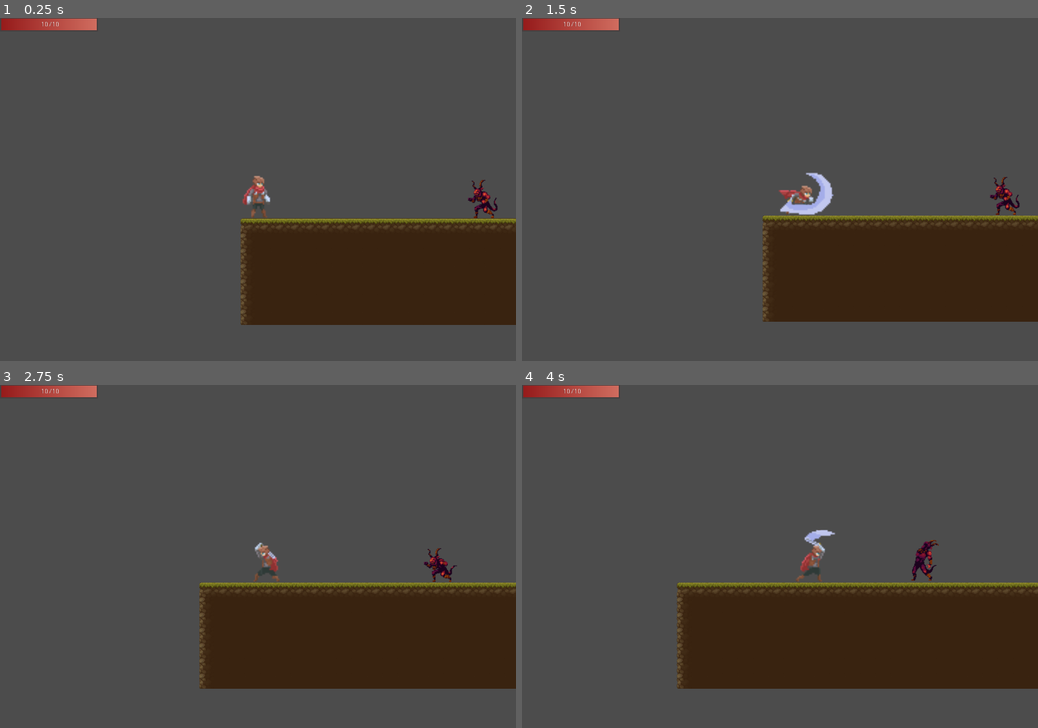
Above: before the commit, frames 1-4 (two rows, left to right).
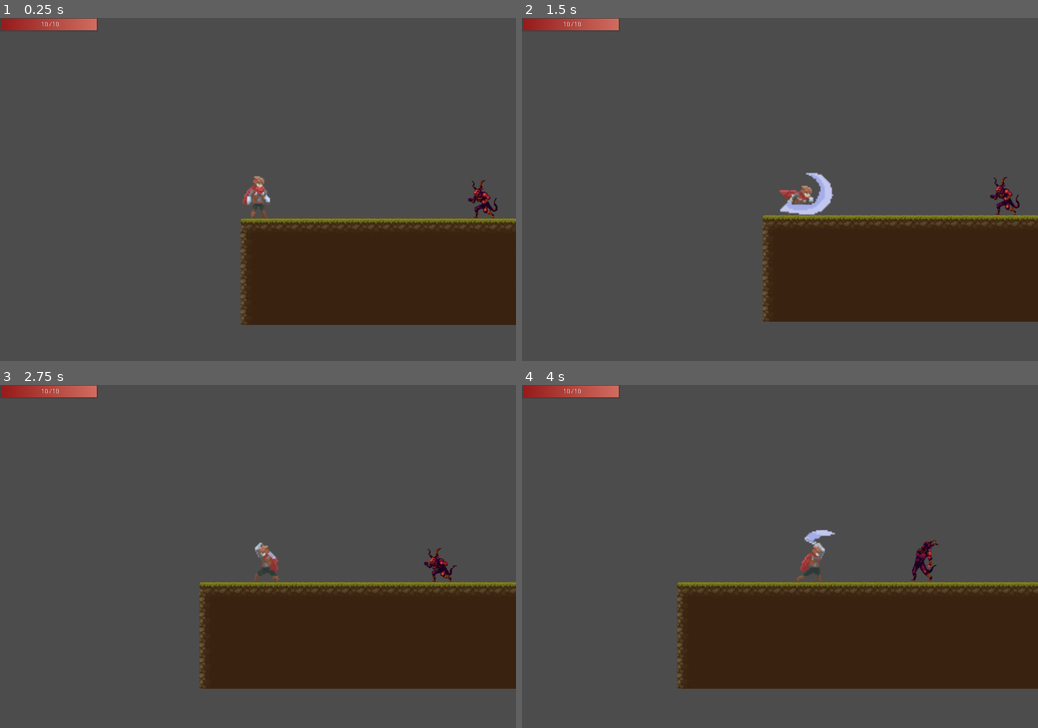
Above: after the commit, the same moments.

Repository: ArtyomKr/2d-scroller-demo
Game: Godot game, scene res://scenes/Main.tscn
Two runs of this game, one before a commit and one after it. Both use one fixed random seed, a clock stepped at 60 frames per second and the inputs below.
Inputs (mouse positions are in pixels of both pictures, inside the frame that each line leads up to):
- Up to frame 1 (0.25 s): no input
- Up to frame 2 (1.5 s): move the mouse to (893, 172) at 0.52 s; hold Right (ui_right) from 0.53 s (still down); click (893, 172) at 0.6 s; tap Space (jump) at 0.77 s; move the mouse to (676, 206) at 1.27 s; click (676, 206) at 1.35 s
- Up to frame 3 (2.75 s): tap Space (jump) at 1.52 s; move the mouse to (309, 481) at 2.02 s; release Right (ui_right) at 2.03 s; hold Left (ui_left) from 2.03 s (still down); click (309, 481) at 2.1 s
- Up to frame 4 (4 s): move the mouse to (754, 625) at 2.77 s; release Left (ui_left) at 2.78 s; hold Right (ui_right) from 2.78 s (still down); click (754, 625) at 2.85 s; tap Space (jump) at 3.02, 3.77 s; move the mouse to (934, 607) at 3.52 s; click (934, 607) at 3.6 s

The runs differ from the first frame. In frame 1, 0.1% of the frame differs, in the area x 46-100%, y 45-81%; in frame 2, 0.2%; in frame 3, 0.2%; in frame 4, 0.2%, in the area x 30-100%, y 57-89%.

Commit message:
feat: change physbox form for demon and player

Diff:
--- a/project.godot
+++ b/project.godot
@@ -9,12 +9,12 @@
 config_version=4
 
 _global_script_classes=[ {
-"base": "Reference",
+"base": "KinematicBody2D",
 "class": "Actor",
 "language": "GDScript",
 "path": "res://scenes/Actors/Actor.gd"
 }, {
-"base": "Reference",
+"base": "Actor",
 "class": "Enemy",
 "language": "GDScript",
 "path": "res://scenes/Actors/enemies/Enemy.gd"
--- a/scenes/actors/enemies/Demon/Demon.tscn
+++ b/scenes/actors/enemies/Demon/Demon.tscn
@@ -104,7 +104,8 @@
 "speed": 5.0
 } ]
 
-[sub_resource type="CircleShape2D" id=20]
+[sub_resource type="RectangleShape2D" id=33]
+extents = Vector2( 11, 9.66667 )
 
 [sub_resource type="CircleShape2D" id=19]
 radius = 320.039
@@ -375,9 +376,9 @@
 animation = "idle"
 
 [node name="PhysicsBox" type="CollisionShape2D" parent="."]
-position = Vector2( -1, 36 )
+position = Vector2( -0.5, 35.5 )
 scale = Vector2( 1.5, 1.5 )
-shape = SubResource( 20 )
+shape = SubResource( 33 )
 
 [node name="HPBar" parent="." instance=ExtResource( 1 )]
 visible = false
--- a/scenes/actors/player/Player.gd
+++ b/scenes/actors/player/Player.gd
@@ -115,9 +115,6 @@
 			hide()
 			emit_signal('player_died')
 
-	position.x = clamp(position.x, 0, screen_size.x)
-	position.y = clamp(position.y, 0, screen_size.y)
-
 	if abs(velocity.x) > 0.1:
 		$Sprite.flip_h = velocity.x < 0
 		if direction != 0:
--- a/scenes/actors/player/Player.tscn
+++ b/scenes/actors/player/Player.tscn
@@ -3,8 +3,9 @@
 [ext_resource path="res://scenes/Actors/player/Player.gd" type="Script" id=27]
 [ext_resource path="res://art/animations/adventurer/adventurer-Sheet.png" type="Texture" id=38]
 
-[sub_resource type="CircleShape2D" id=19]
-radius = 6.33333
+[sub_resource type="RectangleShape2D" id=19]
+custom_solver_bias = 1.0
+extents = Vector2( 5.66667, 4.33333 )
 
 [sub_resource type="Animation" id=6]
 length = 0.001
@@ -818,8 +819,9 @@
 }
 
 [node name="PhysicsBox" type="CollisionShape2D" parent="."]
-position = Vector2( 0, 11.6667 )
+position = Vector2( 0.666667, 13.3333 )
 shape = SubResource( 19 )
+one_way_collision = true
 
 [node name="PlayerAttackArea" type="Area2D" parent="."]
 collision_layer = 2
